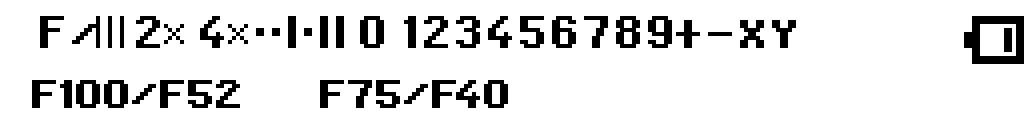
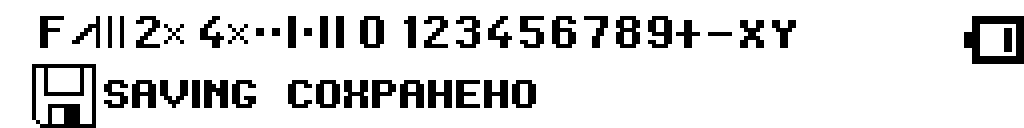
Layered file, before and after one edit (1024×128). Changes by layer:
painted on "Background" over <box>32,64,536,128</box>
